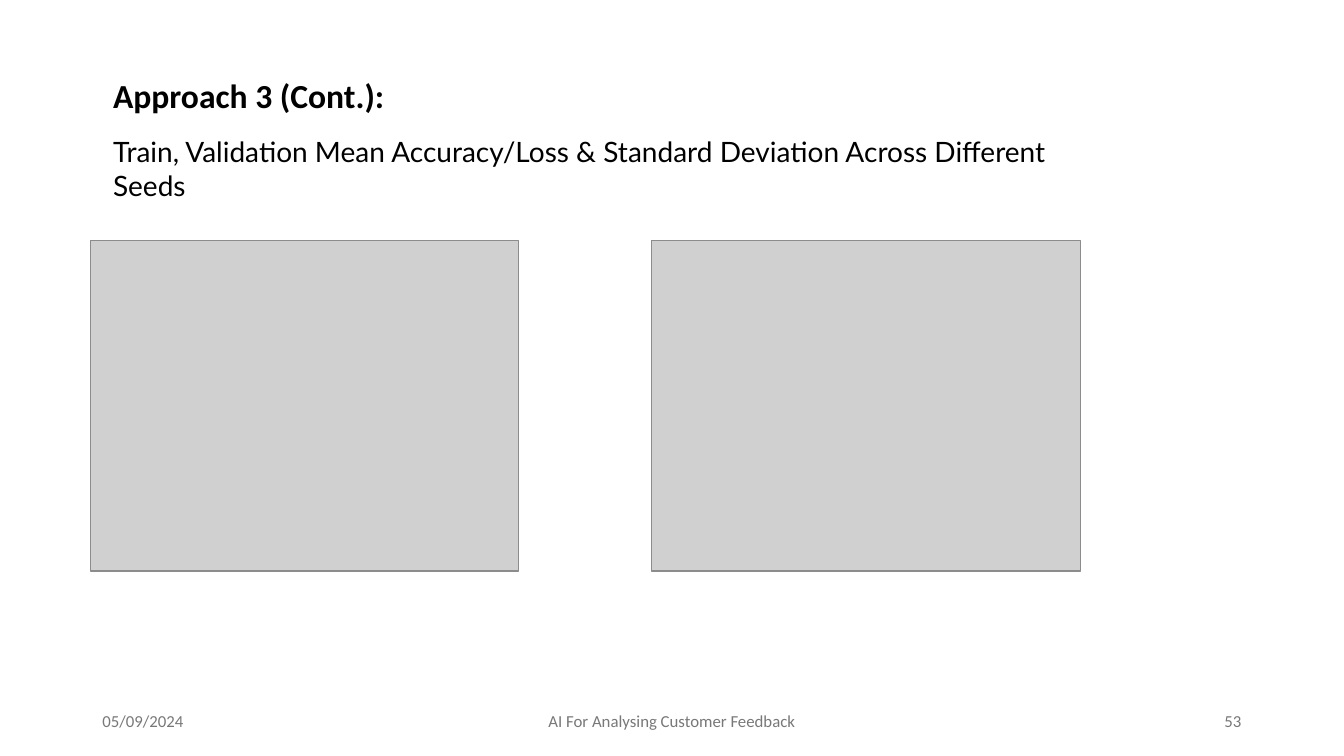
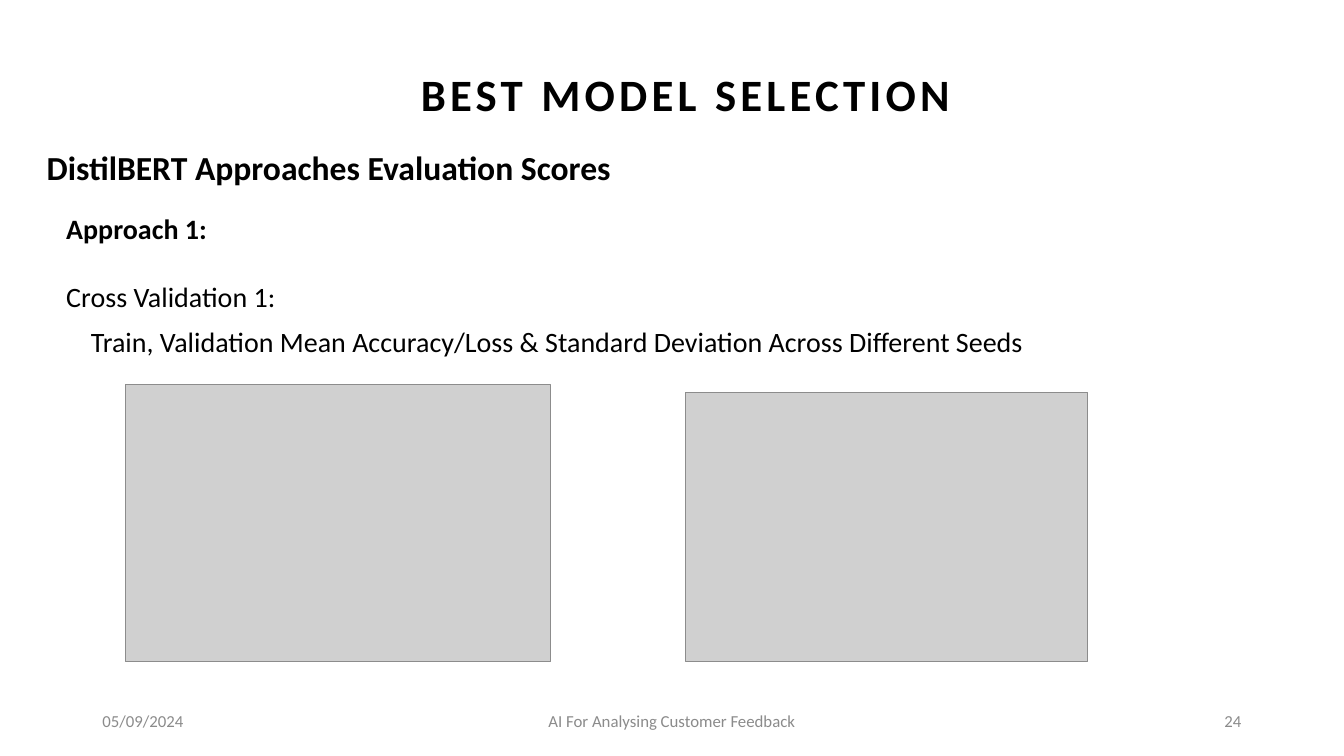
Before and after one commit to amansethuea/WexPhotoVideo, a slide deck: slide 24 of BERT/Thesis_Report/AmanSeth_MScPresentation.pptx (slide 53 before the commit). Drawn at 1344x756 pixels with LibreOffice and Linux fonts; fonts in the diff are those of the drawing; grey boxes stand for pictures. Boxes give left, top, right and bottom in pixels: in the first picture for what was removed or moved away, otherwise in the second. Text is boxed around its words. In the diff, an @@ line names an element or a change of style, - is before the commit and + after.

Commit message:
Revamped Presentation PPT as per supervisor feedback

```diff
--- a/BERT/Thesis_Report/AmanSeth_MScPresentation.pptx
+++ b/BERT/Thesis_Report/AmanSeth_MScPresentation.pptx
@@ text removed at [113, 83, 384, 114] @@
-Approach 3 (Cont.):
@@ text added at [421, 81, 950, 112], 32 pt, text #000000, bold @@
+BEST MODEL SELECTION
@@ text added at [47, 156, 611, 186], 24 pt, text #000000, bold @@
+DistilBERT Approaches Evaluation Scores
@@ text added at [66, 219, 276, 308], 20 pt, text #000000 @@
+Approach 1:
+Cross Validation 1:
@@ picture removed at [90, 241, 518, 572] @@
@@ picture removed at [651, 241, 1080, 572] @@
@@ text "Train, Validation Mean Accuracy/Loss & ...": place and size @@
-text "Train, Validation Mean Accuracy/Loss & ..." at [113, 141, 1045, 167]
+text "Train, Validation Mean Accuracy/Loss & ..." at [91, 332, 1022, 357]
@@ text "Train, Validation Mean Accuracy/Loss & ..." at [91, 332, 1022, 357]: font Lato to Calibri @@
@@ picture added at [125, 385, 551, 662] @@
@@ picture added at [686, 392, 1088, 662] @@
@@ text "05/09/2024" at [102, 715, 183, 728]: text colour #797979 to #8C8C8C @@
@@ text "AI For Analysing Customer Feedback" at [548, 715, 795, 730]: text colour #797979 to #8C8C8C @@
@@ page number at [1224, 716, 1241, 727]: text changed; text colour #797979 to #8C8C8C @@
-53
+24
```
Also in this commit, not shown: 41 other slides changed, 9 slides added, 36 slides removed.
